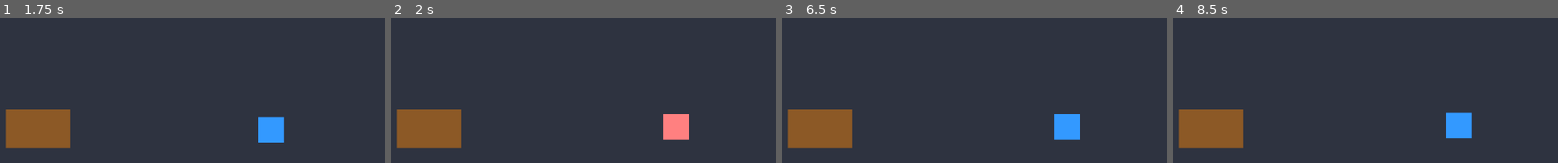
Above: before the commit, frames 1-4 (left to right).
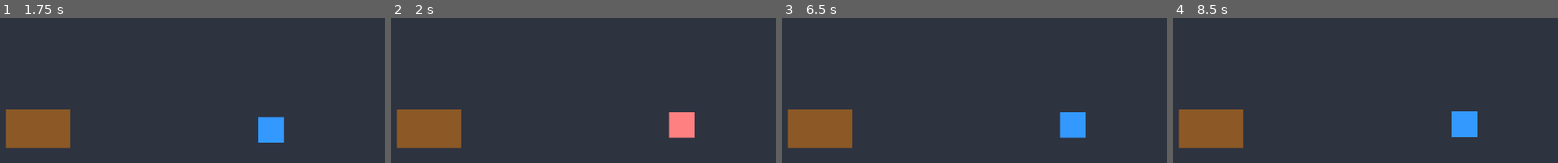
Above: after the commit, the same moments.

Repository: michaelchang-jpg/cs-tycoon
Game: Godot game, scene res://scenes/main.tscn
Same seed, same stepped clock (60 frames per second), same inputs: the game is played once before the commit and once after it.
Inputs:
- Up to frame 1 (1.75 s): tap Enter at 0.5 s
- Up to frame 2 (2 s): no input
- Up to frame 3 (6.5 s): tap Space at 2.75, 4.25, 5.75 s; tap Enter at 3.5, 5 s
- Up to frame 4 (8.5 s): no input

Frame 1 is identical in both runs. In frame 2, 0.7% of the frame differs, in the area x 70-79%, y 64-85%; in frame 3, 0.7%; in frame 4, 0.7%.

Commit message:
Fix: Snap employee to target position on arrival to prevent visual drift

Diff:
--- a/scripts/employee.gd
+++ b/scripts/employee.gd
@@ -126,5 +126,11 @@
 	if is_going_to_work:
 		is_going_to_work = false
 		_enter_state(State.WORKING)
+
+		# --- 修正位置：強制瞬移到目標點 ---
+		# 這是為了避免他在「判定到達」時其實還差一點點距離
+		# 導致看起來沒有坐在正位上
+		global_position = target_position
+
 	else:
 		_enter_state(State.IDLE)
